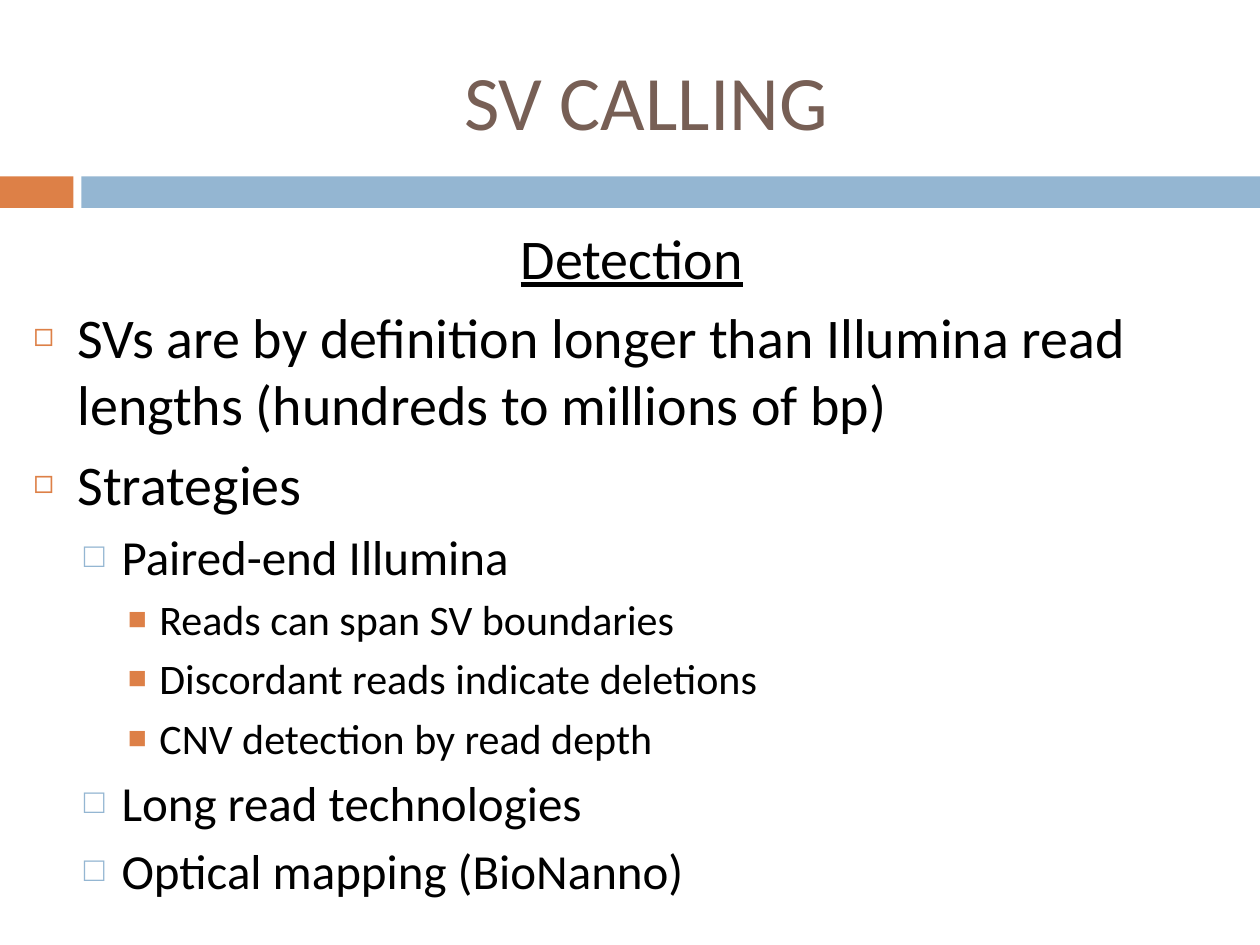
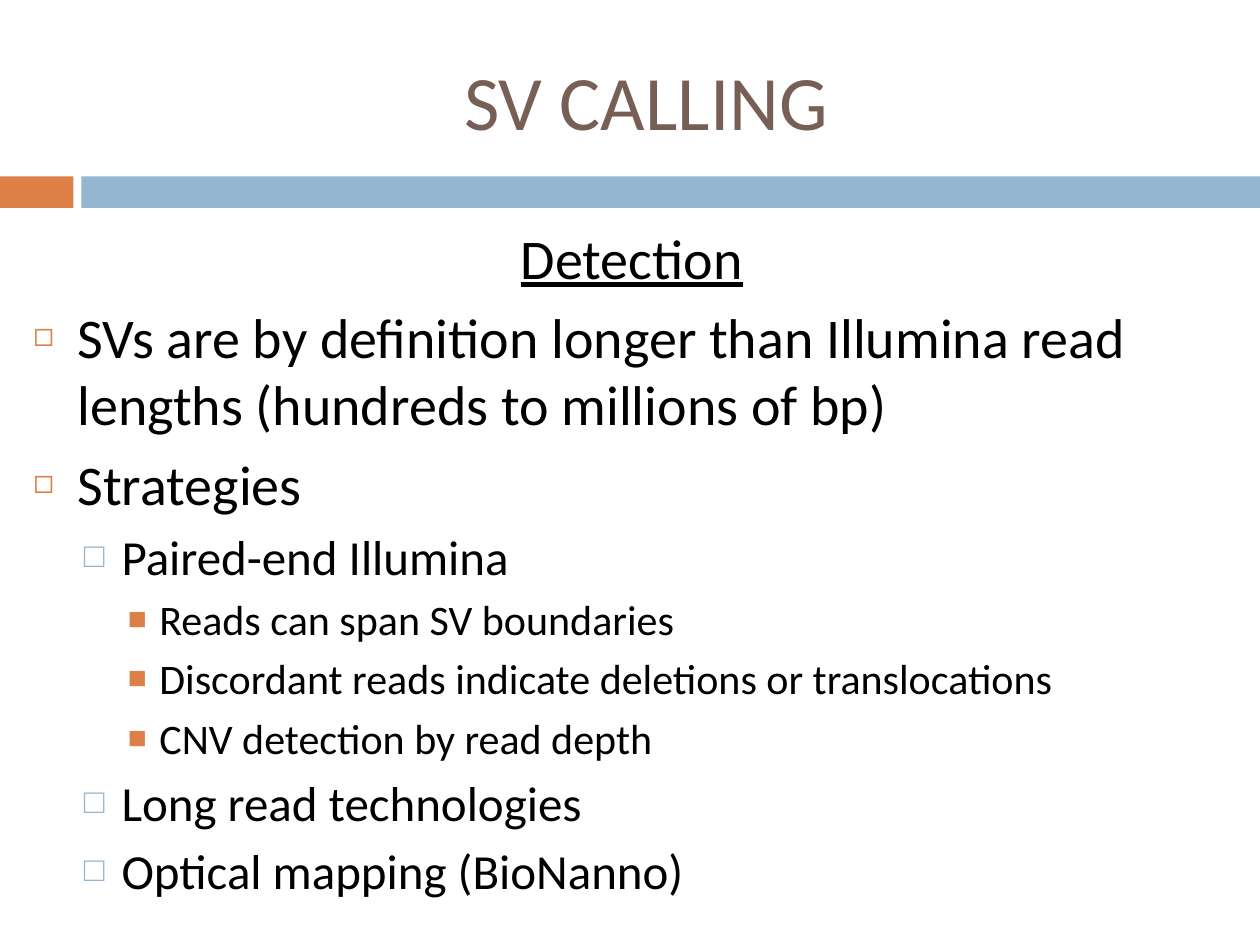
Before and after one commit to jdidion/OpenBioinformaticsWorkshops, a slide deck: slide 5 of development/AdvancedDNASeq/slides/Part4_SVs.pptx. Drawn at 1260x945 pixels with LibreOffice and Linux fonts; fonts in the diff are those of the drawing. Boxes give left, top, right and bottom in pixels: in the first picture for what was removed or moved away, otherwise in the second. Text is boxed around its words. In the diff, an @@ line names an element or a change of style, - is before the commit and + after.

```diff
--- a/development/AdvancedDNASeq/slides/Part4_SVs.pptx
+++ b/development/AdvancedDNASeq/slides/Part4_SVs.pptx
@@ text at bbox=[159, 664, 1052, 695]: text changed @@
-    ■ Discordant reads indicate deletions
+    ■ Discordant reads indicate deletions or translocations
```
Also in this commit, not shown: 5 other slides changed, 5 slides removed, 3 other files.
